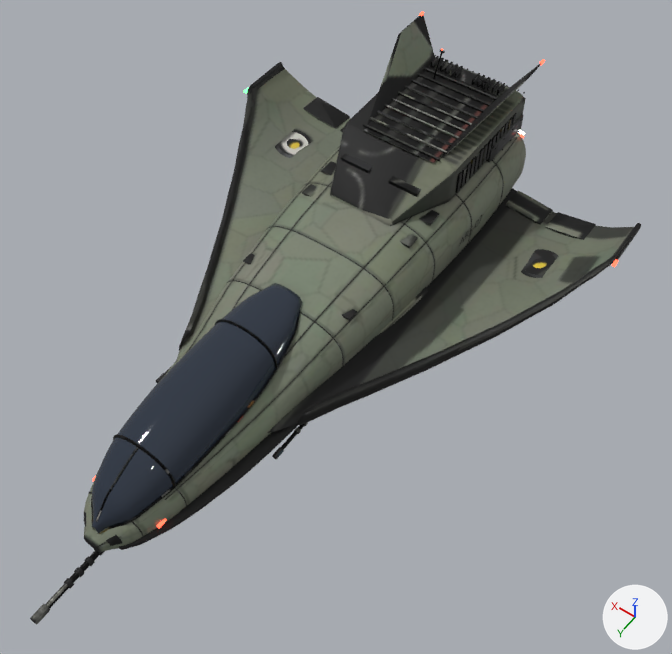
The glTF model Game/Module/assets/Modeles/Chasseur/Chasseur.glb: old version first, new version second.
Camera for both pictures: a 50 mm camera at (-12.1, 15.2, 23.6) aimed at (-1.5, 0.4, 0.2). The lights are fixed; the arrows at lower right show +X, +Y and +Z. The older version comes first. Where no turn or scale is listed for an object, it has been applied to the vertices. Vertices at exactly the same position are counted once.

In view in the first picture: 'Chasseur', 'Verriere'.
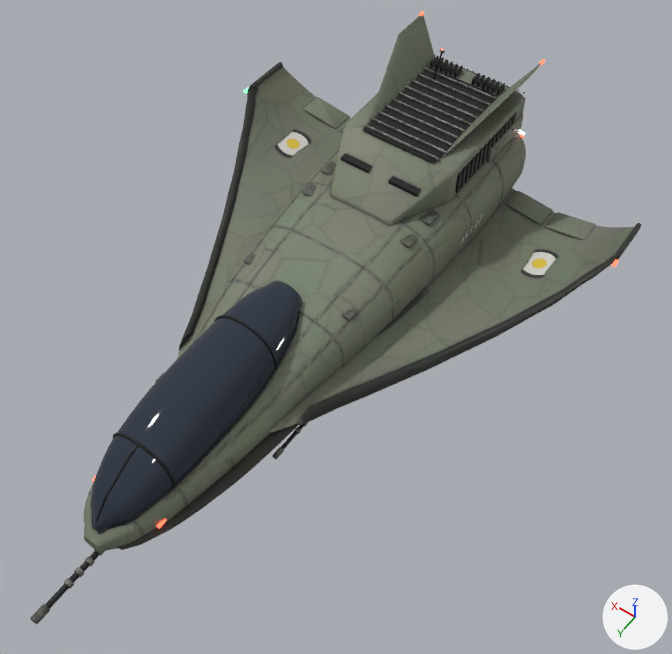
Commit message: Chasseur : la caméra reste dans le cockpit

Location of each change, (x1, y1, x2, y2) in pixels of the pictures (672 x 654 px; the box of a moved part takes in the faces that stretch with it):
part 1 of me_fuselage_001, moved or reshaped: before (215, 319, 278, 369); after (215, 315, 278, 369)
part 2 of me_fuselage_001, moved or reshaped: before (113, 434, 176, 487); after (113, 433, 176, 487)
part 3 of me_fuselage_001, surface changed: (30, 13, 641, 624) in both

What the commit changed:
me_fuselage_001 has 25244 vertices, 47001 faces and spans x -7.7..7.7, y -10.4..12.4, z -2.3..4.3.
me_fuselage_001 is used by ob_chasseur; location (0.0, 0.0, 0.0).
me_fuselage_001 part 1: 354 of 25244 vertices moved; they spanned x -1.2..1.2, y 3.0, z 0.7..1.9 and now span x -1.2..1.2, y 3.0..7.6, z 0.3..2.1; mean shift (0.0, 0.1, 0.2); largest move (1.2, 3.0, 0.7) -> (-1.1, 7.6, 0.3).
me_fuselage_001 part 2: 307 of 25244 vertices moved; they spanned x -1.2..1.1, y 7.6, z 0.3..1.4 and now span x -1.2..1.1, y 7.6, z 0.3..1.5; mean shift (0.0, 0.0, 0.1); largest move (-1.1, 7.6, 0.3) -> (-1.1, 7.6, 0.6).
me_fuselage_001 part 3: 30190 kept faces spanning x -7.7..7.7, y -10.4..12.4, z -2.3..4.3 get new texture (UV) coordinates.
